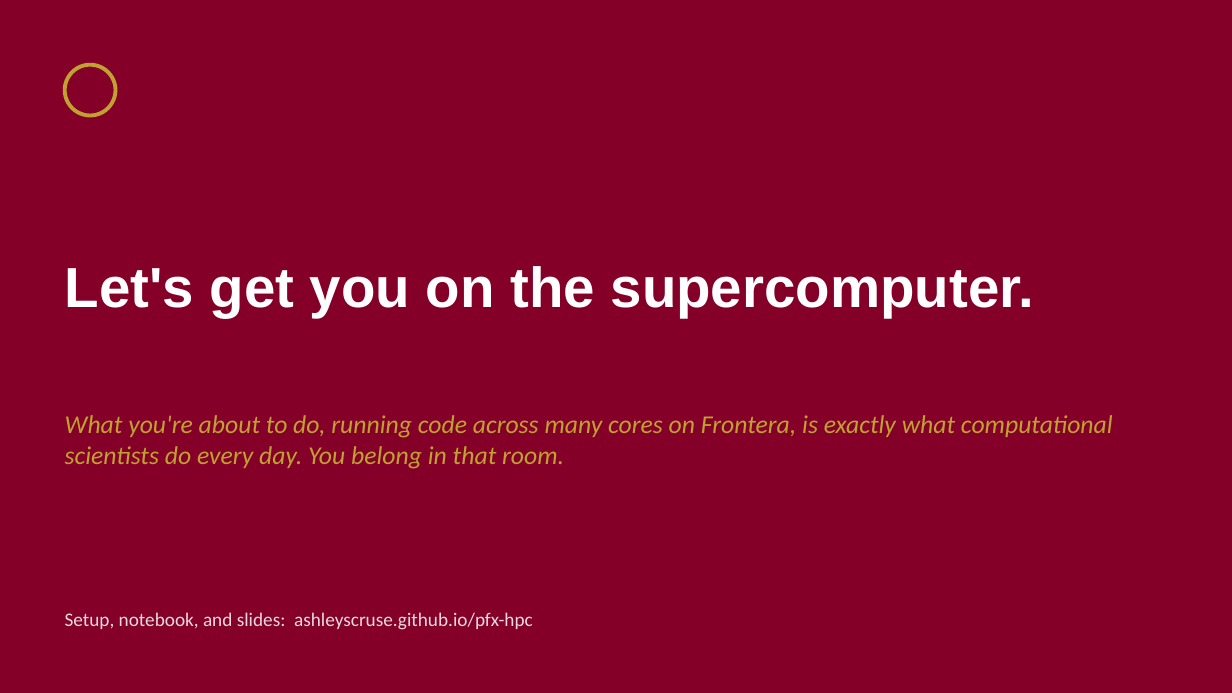
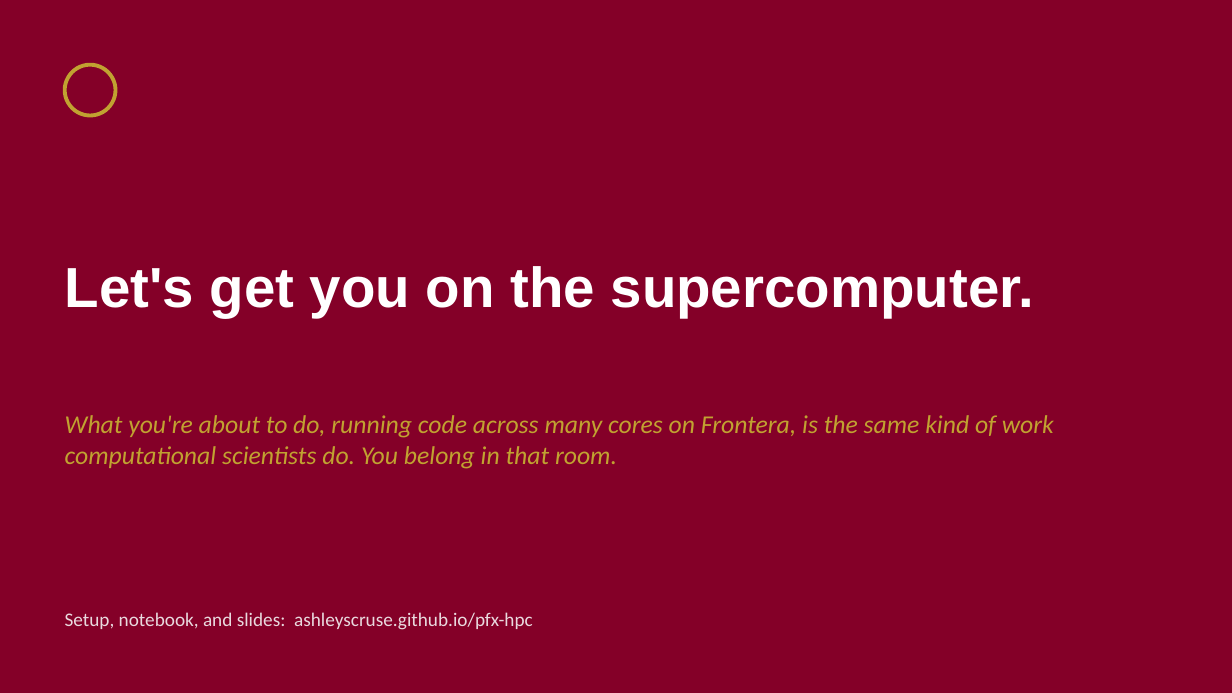
Before and after one commit to ashleyscruse/pfx-hpc, a slide deck: slide 10 of slides/pfx-hpc-slides.pptx. Drawn at 1232x693 pixels with LibreOffice and Linux fonts; fonts in the diff are those of the drawing. Boxes give left, top, right and bottom in pixels: in the first picture for what was removed or moved away, otherwise in the second. Text is boxed around its words. In the diff, an @@ line names an element or a change of style, - is before the commit and + after.

Commit message:
Replace speed superlatives with factual specs
Removes 'fastest on Earth' / 'fastest academic supercomputer' / 'most
powerful' claims from the slides, notebook, and site. Describes Frontera
by its published specs instead: 8,368 nodes, 56 cores and 192 GB per node,
468,608 cores total.

```diff
--- a/slides/pfx-hpc-slides.pptx
+++ b/slides/pfx-hpc-slides.pptx
@@ text at (x1=65, y1=415, x2=1054, y2=469): text changed @@
-What you're about to do, running code across many cores on Frontera, is exactly what computational scientists do every day. You belong in that room.
+What you're about to do, running code across many cores on Frontera, is the same kind of work computational scientists do. You belong in that room.
```
Also in this commit, not shown: 4 other slides changed, 2 other files.
